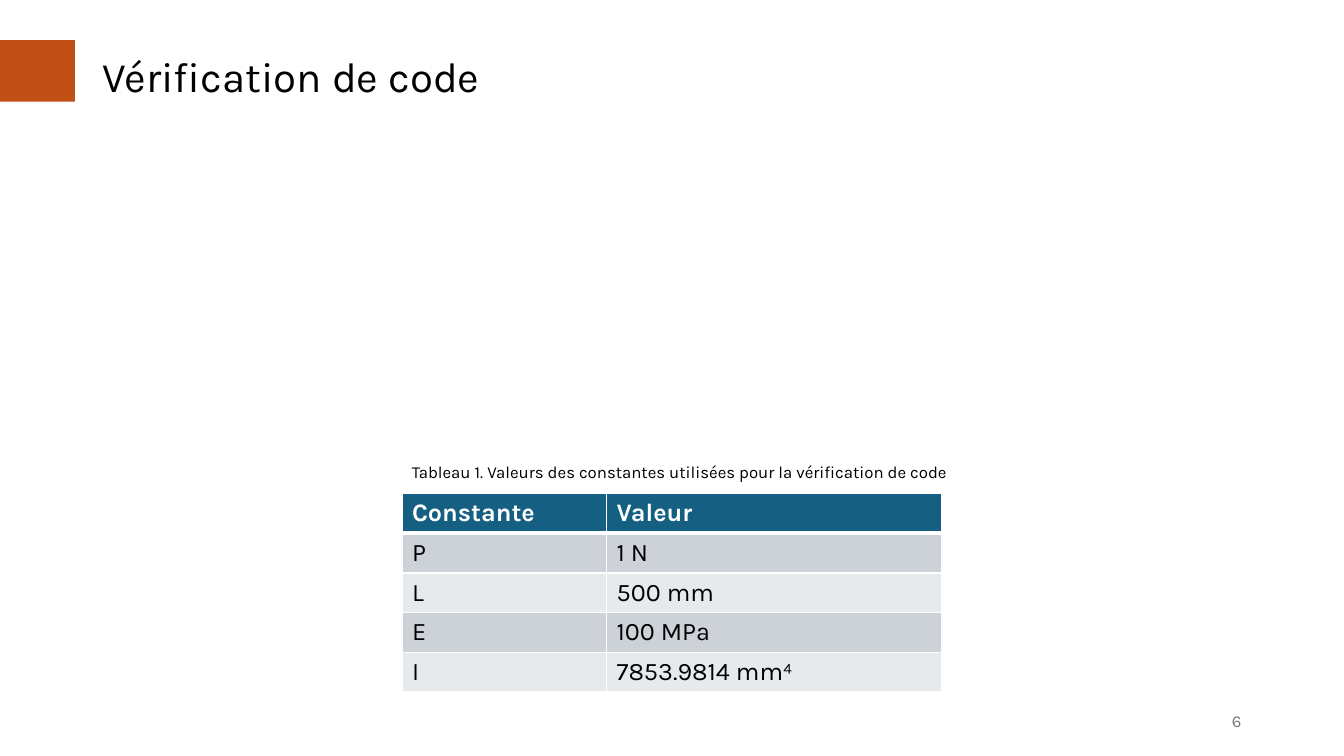
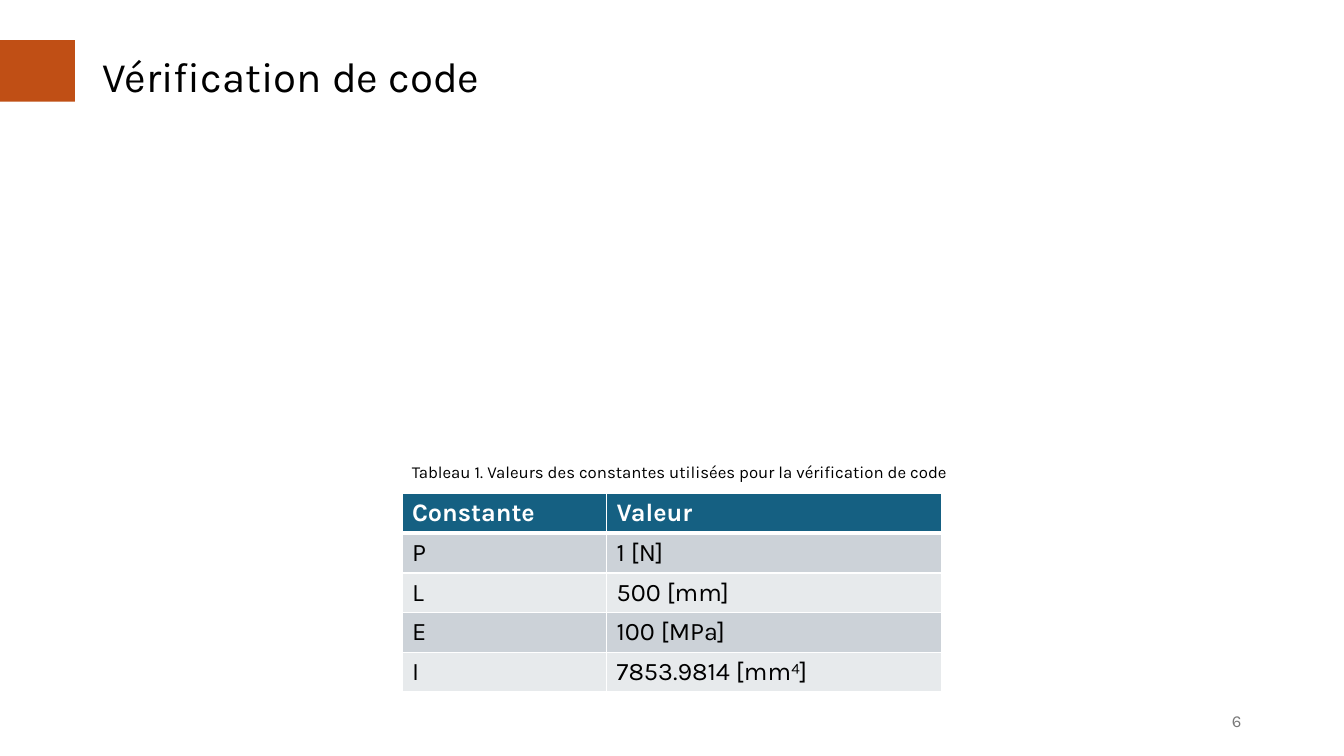
Before and after one commit to AcileSf/MEC8211ProjetFinal, a slide deck: slide 6 of Rapport_Projet_V1.pptx. Drawn at 1344x756 pixels with LibreOffice and Linux fonts; fonts in the diff are those of the drawing; grey boxes stand for pictures. Boxes give left, top, right and bottom in pixels: in the first picture for what was removed or moved away, otherwise in the second. Text is boxed around its words. In the diff, an @@ line names an element or a change of style, - is before the commit and + after.

```diff
--- a/Rapport_Projet_V1.pptx
+++ b/Rapport_Projet_V1.pptx
@@ table at box(402, 494, 943, 696) @@
-row 2, column 2: 1 N
+row 2, column 2: 1 [N]
-row 3, column 2: 500 mm
+row 3, column 2: 500 [mm]
-row 4, column 2: 100 MPa
+row 4, column 2: 100 [MPa]
-row 5, column 2: 7853.9814 mm⁴
+row 5, column 2: 7853.9814 [mm⁴]
```
Also in this commit, not shown: 3 other slides changed, 1 other file.
